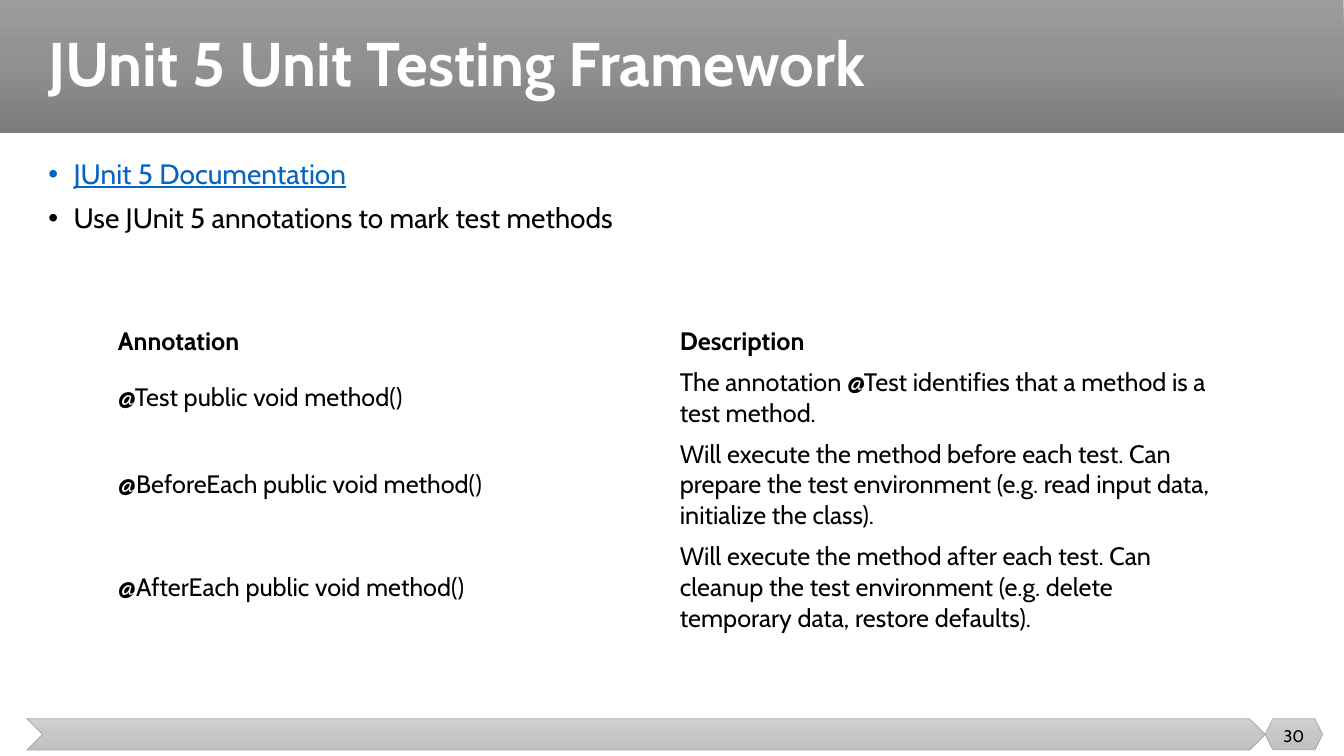
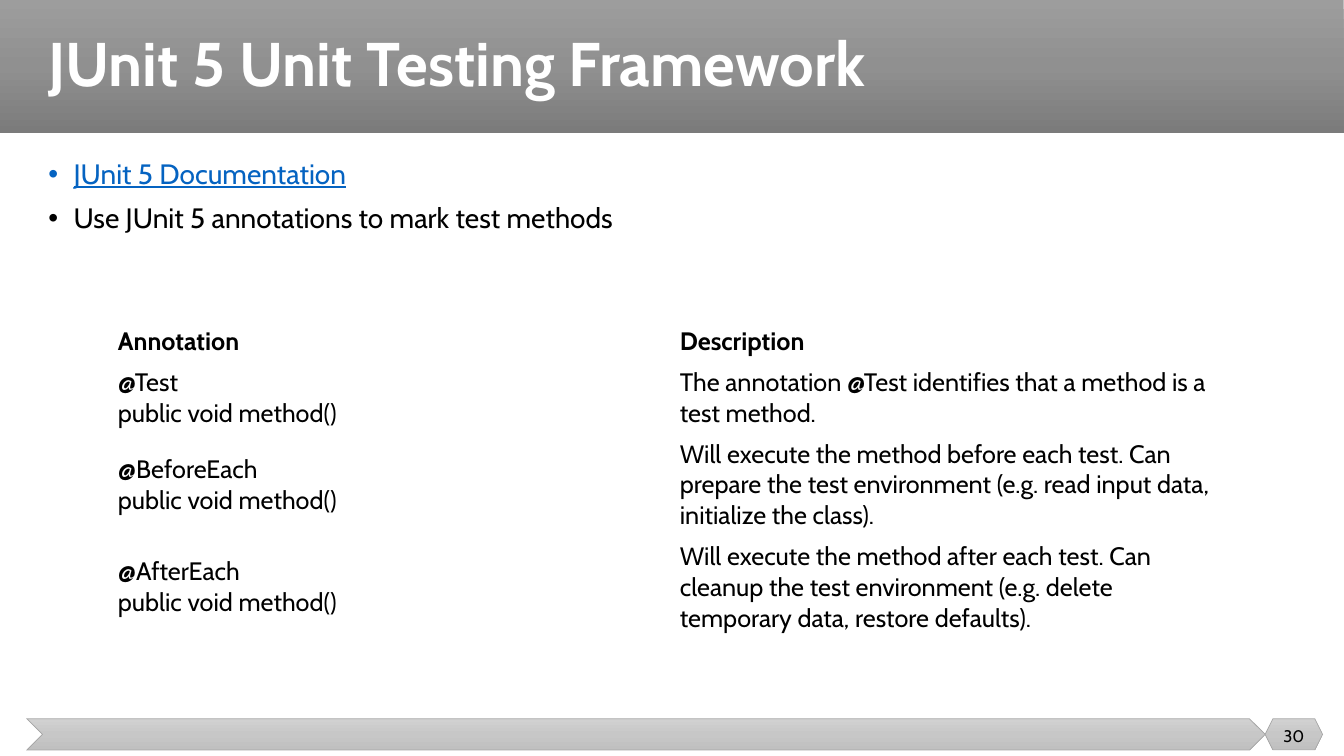
Before and after one commit to nashurgessa/Software-Testing-batch-2022-23, a slide deck: slide 30 of slides/L16 JUnit Assertion Methods & Best Practices.pptx. Drawn at 1344x756 pixels with LibreOffice and Linux fonts; fonts in the diff are those of the drawing. Boxes give left, top, right and bottom in pixels: in the first picture for what was removed or moved away, otherwise in the second. Text is boxed around its words. In the diff, an @@ line names an element or a change of style, - is before the commit and + after.

```diff
--- a/slides/L16 JUnit Assertion Methods & Best Practices.pptx
+++ b/slides/L16 JUnit Assertion Methods & Best Practices.pptx
@@ table at [108, 322, 1233, 637] @@
-row 2, column 1: @Test public void method()
+row 2, column 1: @Test / public void method()
-row 3, column 1: @BeforeEach public void method()
+row 3, column 1: @BeforeEach / public void method()
-row 4, column 1: @AfterEach public void method()
+row 4, column 1: @AfterEach / public void method()
```
Also in this commit, not shown: 2 other slides changed, 2 other files.
